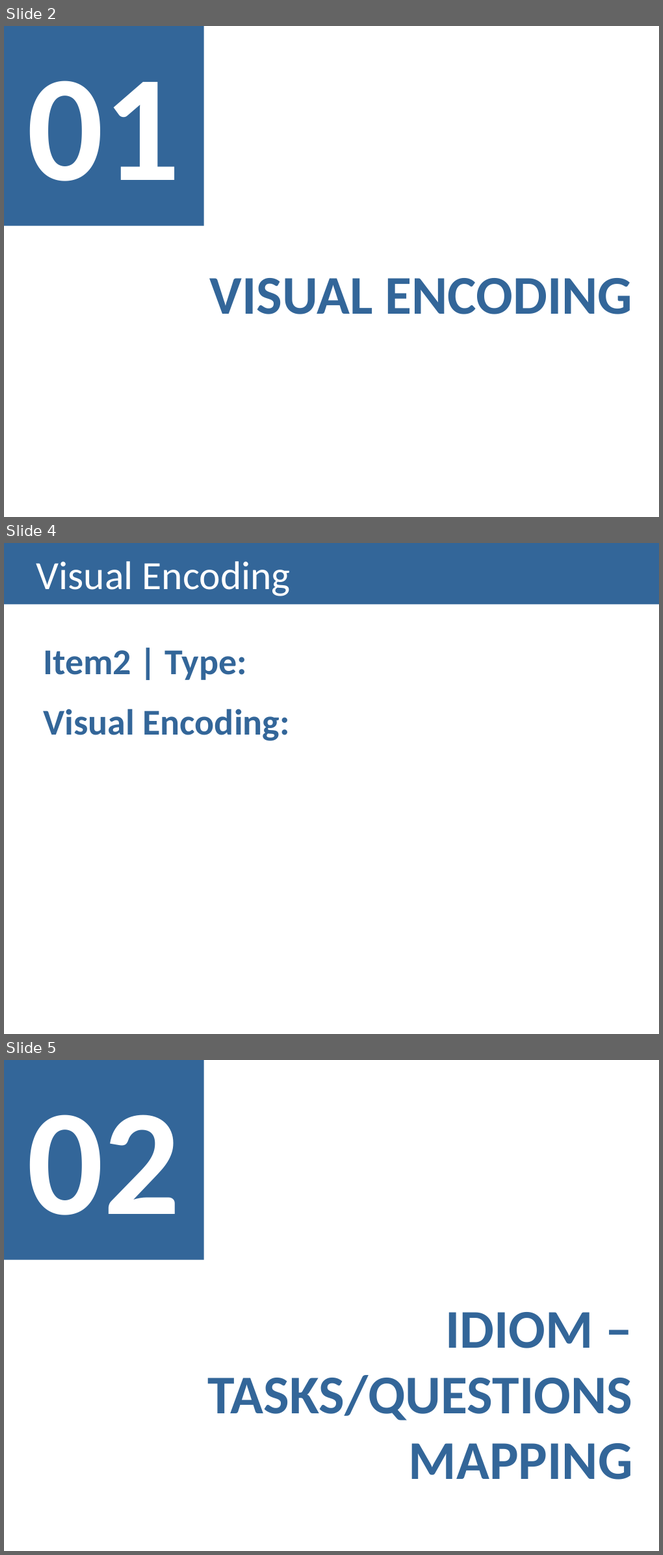
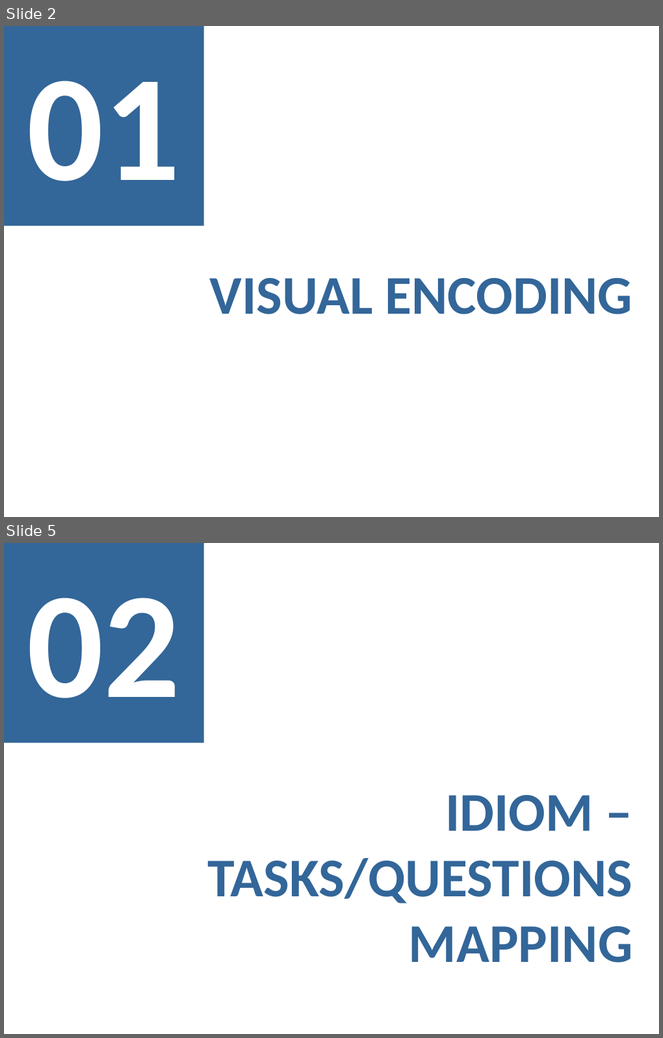
Before and after one commit to Strabox/Higher-Education-Unemployment-Portugal, a slide deck: III-Checkpoint/III-Checkpoint Presentation.pptx. Shown one above the other, each under a label of ours: slides 2, 4 and 5 before the commit, slides 2 and 5 after it; the slides between them are not shown. The pictures are 663x1555 and 663x1038 pixels, drawn with LibreOffice and Linux fonts; fonts in the diff are those of the drawing. Boxes give left, top, right and bottom in pixels: in the first picture for what was removed or moved away, otherwise in the second. Text is boxed around its words. In the diff, an @@ line names an element or a change of style, - is before the commit and + after.

```diff
--- a/III-Checkpoint/III-Checkpoint Presentation.pptx
+++ b/III-Checkpoint/III-Checkpoint Presentation.pptx
@@ slide 4 removed at [4, 543, 659, 1034], background #FFFFFF @@
@@ title removed at [4, 543, 659, 605] @@
-Visual Encoding
@@ text removed at [43, 650, 290, 741] @@
-Item2 | Type:
-Visual Encoding:
```
Also in this commit, not shown: 1 slide changed, 5 slides added, 2 other slides removed.
